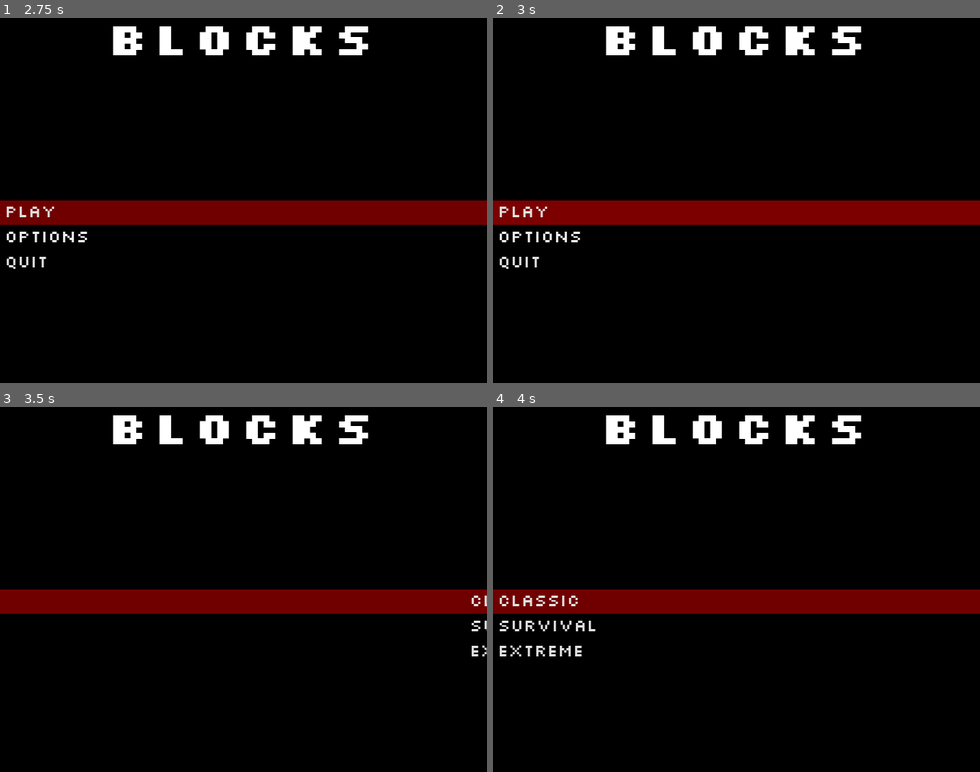
Above: before the commit, frames 1-4 (two rows, left to right).
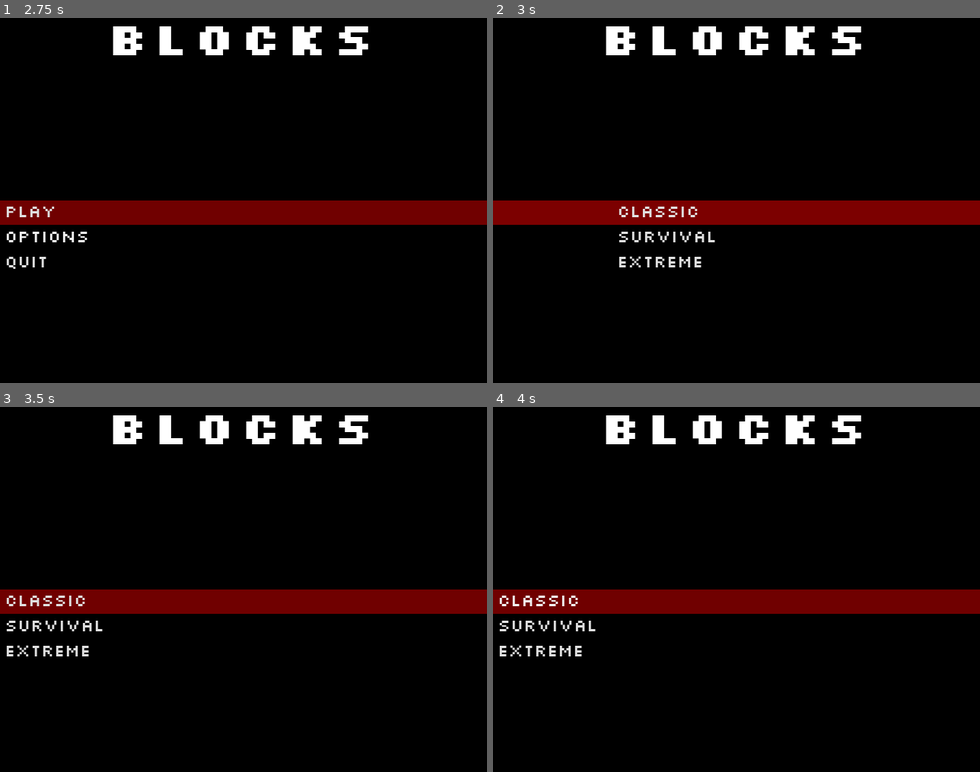
Above: after the commit, the same moments.

Repository: boscutti939/Blocks
Game: Godot game, scene res://Scenes/Menu.tscn
Same seed, same stepped clock (60 frames per second), same inputs: the game is played once before the commit and once after it.
Inputs (mouse positions are in pixels of both pictures, inside the frame that each line leads up to):
- Up to frame 1 (2.75 s): click "Play" at 0.5 s; click "Play" at 1.25 s; click "Options" at 2 s
- Up to frame 2 (3 s): tap Enter at 2.75 s; hold D from 2.78 s (still down); hold Enter from 2.78 s (still down)
- Up to frame 3 (3.5 s): keep holding D; keep holding Enter; tap Space at 3.02 s
- Up to frame 4 (4 s): release D at 3.5 s; release Enter at 3.5 s; click (736, 600) at 3.5 s, where only the run after the commit has a clickable "Classic"

Frame 1 is identical in both runs. In frame 2, 1.2% of the frame differs, in the area x 1-46%, y 51-69%; in frame 3, 0.9%; in frame 4, less than 0.1%.

Commit message:
Fix menu delay and player collision

Diff:
--- /dev/null
+++ b/Fonts/menu_button.tres
@@ -0,0 +1,7 @@
+[gd_resource type="DynamicFont" load_steps=2 format=2]
+
+[ext_resource path="res://Fonts/slkscr.ttf" type="DynamicFontData" id=1]
+
+[resource]
+size = 24
+font_data = ExtResource( 1 )
--- a/Scenes/Menu.tscn
+++ b/Scenes/Menu.tscn
@@ -6,6 +6,7 @@
 [ext_resource path="res://Sounds/appear.wav" type="AudioStream" id=4]
 [ext_resource path="res://Fonts/slkscr.ttf" type="DynamicFontData" id=5]
 [ext_resource path="res://Sounds/meanbean.wav" type="AudioStream" id=6]
+[ext_resource path="res://Fonts/menu_button.tres" type="DynamicFont" id=7]
 
 [sub_resource type="DynamicFont" id=1]
 size = 64
@@ -101,12 +102,15 @@
 margin_bottom = 384.0
 mouse_filter = 2
 custom_constants/separation = 2
+__meta__ = {
+"_edit_use_anchors_": false
+}
 
 [node name="playbutton" type="Button" parent="Items/MainItems/Control/VBoxContainer"]
 margin_right = 640.0
 margin_bottom = 31.0
 focus_mode = 0
-custom_fonts/font = SubResource( 5 )
+custom_fonts/font = ExtResource( 7 )
 shortcut_in_tooltip = false
 enabled_focus_mode = 0
 text = "Play"
--- a/Scripts/Menu/Items.gd
+++ b/Scripts/Menu/Items.gd
@@ -18,11 +18,11 @@
 	currnode.position.y = 240
 
 func flyInTweenStart():
-	$FlyInTween.interpolate_property(currnode.get_node("Control"), "rect_position", Vector2(640, 0), Vector2(0, 0), 0.5, Tween.TRANS_QUAD, Tween.EASE_IN_OUT, 1)
+	$FlyInTween.interpolate_property(currnode.get_node("Control"), "rect_position", Vector2(640, 0), Vector2(0, 0), 0.5, Tween.TRANS_QUAD, Tween.EASE_IN_OUT, 0)
 	$FlyInTween.start()
 
 func flyOutTweenStart():
-	$FlyOutTween.interpolate_property(prevnode.get_node("Control"), "rect_position", prevnode.get_node("Control").rect_position, Vector2(-640, prevnode.get_node("Control").rect_position.y), 0.4, Tween.TRANS_BACK, Tween.EASE_IN, 0.5)
+	$FlyOutTween.interpolate_property(prevnode.get_node("Control"), "rect_position", prevnode.get_node("Control").rect_position, Vector2(-640, prevnode.get_node("Control").rect_position.y), 0.4, Tween.TRANS_BACK, Tween.EASE_IN, 0)
 	$FlyOutTween.start()
 
 func navTweenStart():
--- a/Scripts/player/player.gd
+++ b/Scripts/player/player.gd
@@ -52,10 +52,8 @@
 			if collision.collider.position.y == round(position.y) + 32 and collision.collider.position.x < position.x + 30 and collision.collider.position.x > position.x - 30:
 				if collision.collider.get("velocity") != null and collision.collider.velocity.y == 0:
 					onfloor = true;
-#	if $rayDown.is_colliding():
-#		position.y = $rayDown.get_collider().position.y - 32;
-#		if motion.y > 0:
-#			motion.y = 0;
+	if $rayDown.is_colliding() and $rayUp.is_colliding():
+		explode();
 	if $rayLeft.is_colliding():
 		position.x = $rayLeft.get_collider().position.x + 32;
 		if motion.x < 0:
Not shown: 1 places in Scenes/Menu.tscn that only renumber resources
